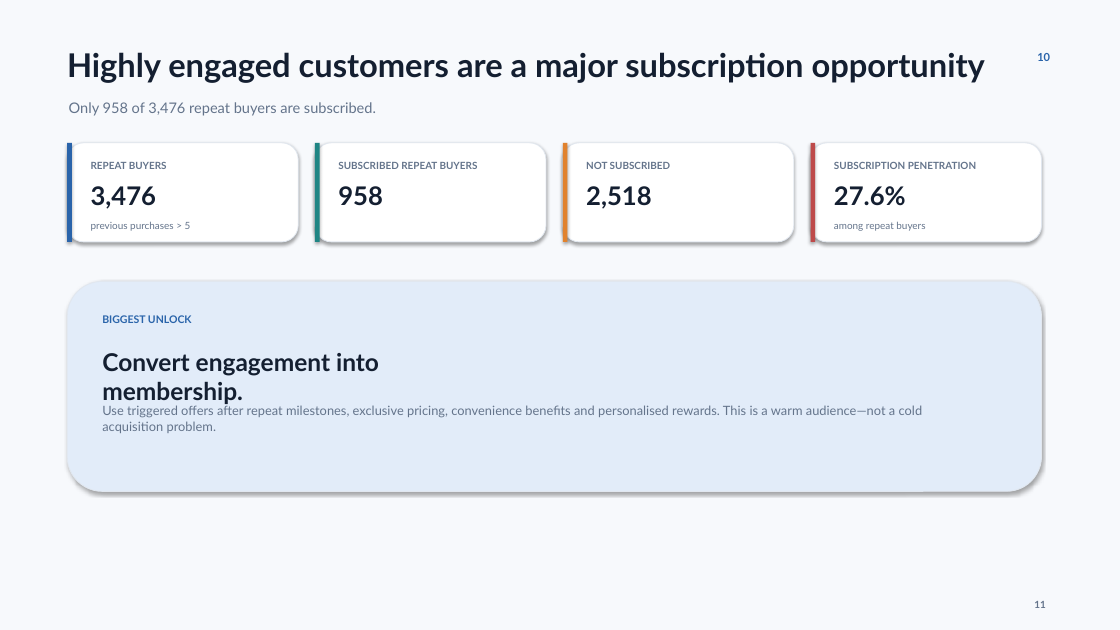
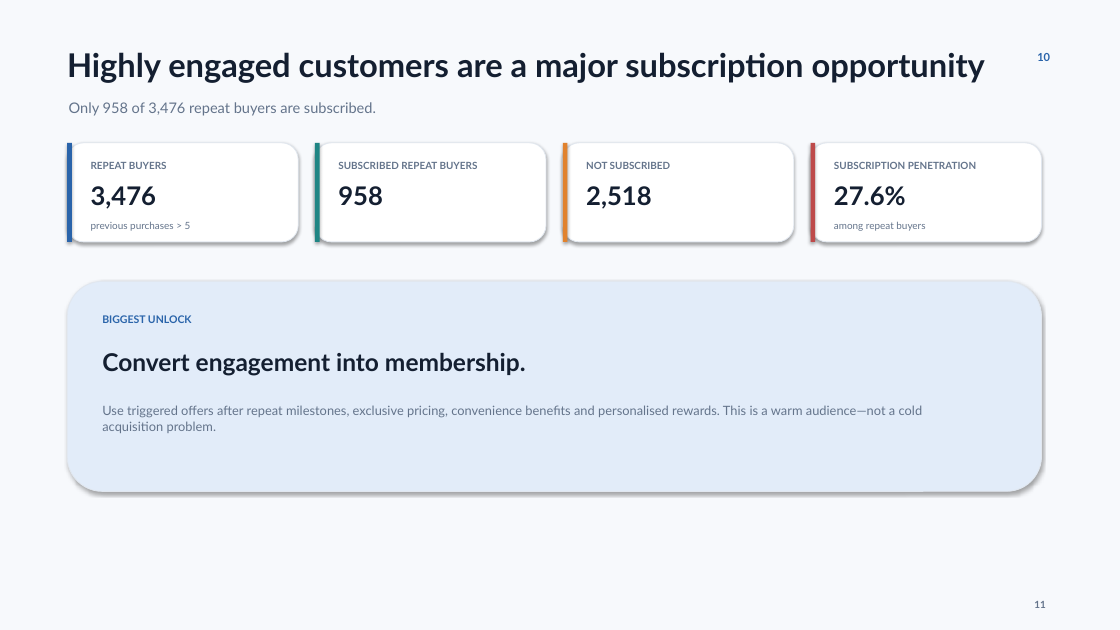
Before and after one commit to MannShah720/Customer-Behaviour-Analytics, a slide deck: slide 11 of customer_behaviour_presentation.pptx. Drawn at 1120x630 pixels with LibreOffice and Linux fonts; fonts in the diff are those of the drawing. Boxes give left, top, right and bottom in pixels: in the first picture for what was removed or moved away, otherwise in the second. Text is boxed around its words. In the diff, an @@ line names an element or a change of style, - is before the commit and + after.

```diff
--- a/customer_behaviour_presentation.pptx
+++ b/customer_behaviour_presentation.pptx
@@ text "Convert engagement into membership." rewrapped from [102, 353, 379, 406] to [102, 352, 526, 376] @@
```
Also in this commit, not shown: 3 other slides changed, 3 slides added, 3 slides removed.
